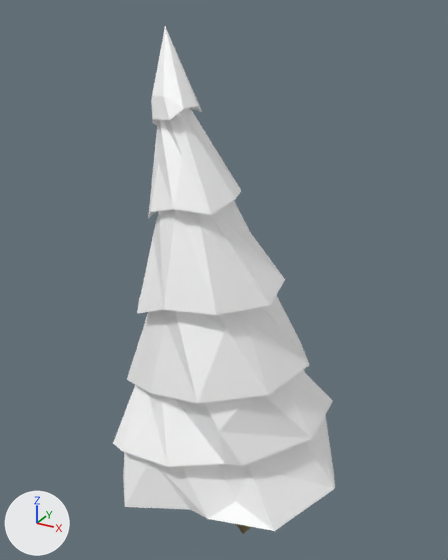
Two versions of the glTF model Christmas/tree.gltf, one commit apart.
The view is the same before and after, from a camera (50 mm lens) standing at (0.956, -1.796, 1.901) and looking at (-0.052, 0.038, 0.984). Lighting does not change. The marker at lower left points along +X, +Y and +Z. Where no turn or scale is listed for an object, it has been applied to the vertices.
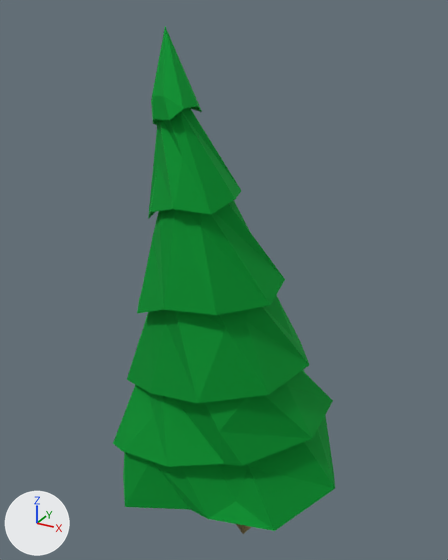
Boxes [x1, y1, x2, y2] around the edits, measured in the pictures (448 x 560 px):
'default', surface changed (white to green)
    both: [113, 27, 335, 531]

The change, as a list of edits to the scene's bpy script:
```text
Add img_green:
    img_green = load_image('green', '_unpacked/green', 262, 250, 'sRGB')
Change mat_lowpolytreeleaves:
    remove mat_lowpolytreeleaves.base_color = (1.0, 1.0, 1.0)  # white #ffffff
    add mat_lowpolytreeleaves.texture = img_green
```
